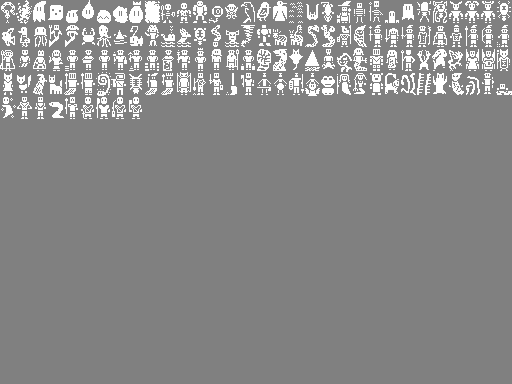
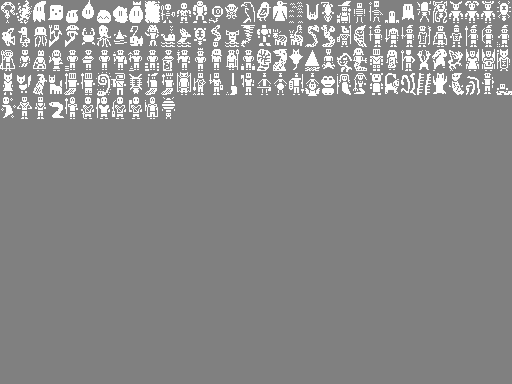
Revision of a layered 512x384 image; what changed, layer by layer:
painted on "Background" over [70, 97, 175, 119]
